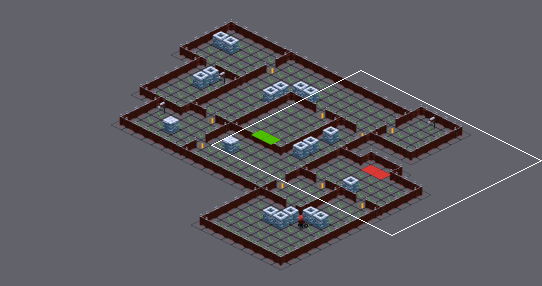
Tiled map (JSON): TBSA/Bin/Data/Tiled/4_Kiosk.json. The picture above shows the old version from afar; the outline marks the close-up.
Close-up. First the earlier version:
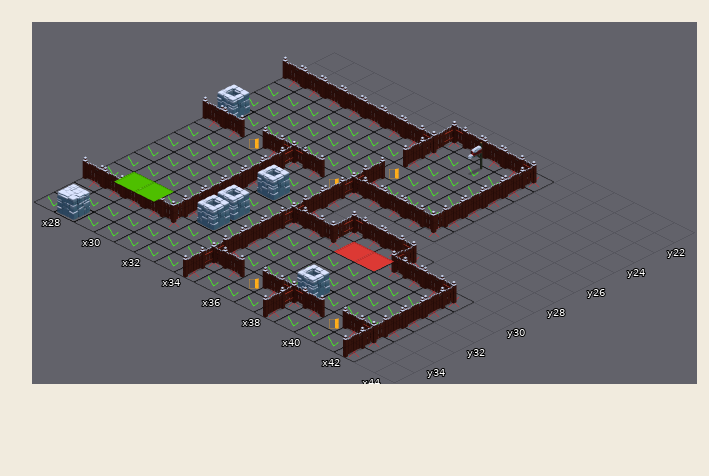
Cells are 128x64 px. Isometric: x runs down to the right, y down to the left. Shown: x 27..44, y 21..35. The commit also changed other parts of the map, which this record leaves out. Not drawn, because the pictures are missing: unchanged layer "floor".
The same view after the edit:
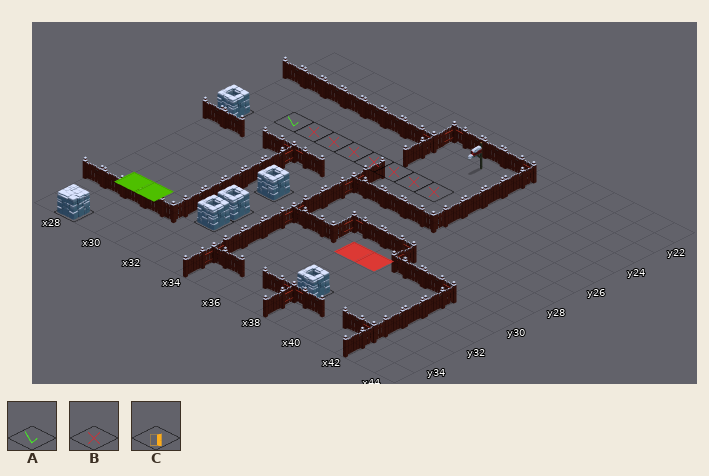
Key: from "_dataTileSheet": A 0, B 1, C 2.
_ is an empty cell.
Tiles of an added or newly shown layer are drawn over the layers below it.
Difference:
Layer "_Room_1" (now hidden):
y 22: x 34..38 BBBBB -> _____
y 23: x 27..38 BBBBBBBBAAAB -> ____________
y 24: x 27..38 AAAAAAABAAAB -> ____________
y 25: x 27..28 AA -> __; x 30..38 AAAACAAAB -> _________
y 26: x 27..38 AAAAAAABAAAB -> ____________
y 27: x 27..38 BBCBBBCBBBBB -> ____________
y 28: x 27..34 AAAABAAB -> ________
y 29: x 27..34 AAAABAAB -> ________; x 36..39 BBBB -> ____
y 30: x 27..42 AAAABAABBBAABBBB -> ________________
y 31..32: x 27..42 AAAABAABAAAAAAAB -> ________________
y 33: x 27..42 BBBBBAABAAAAAAAB -> ________________
y 34: x 27..42 AAAAAAABBCBBBCBB -> ________________
y 35: x 27..42 AAAAAAABAAABAAAB -> ________________
Layer "_path_Enemy1" (added):
y 25: x 30..36 _______ -> BBBBBBB
Changed places in both close-ups, as pixel boxes (x1, y1, x2, y2):
changed: (34, 73, 554, 362)
